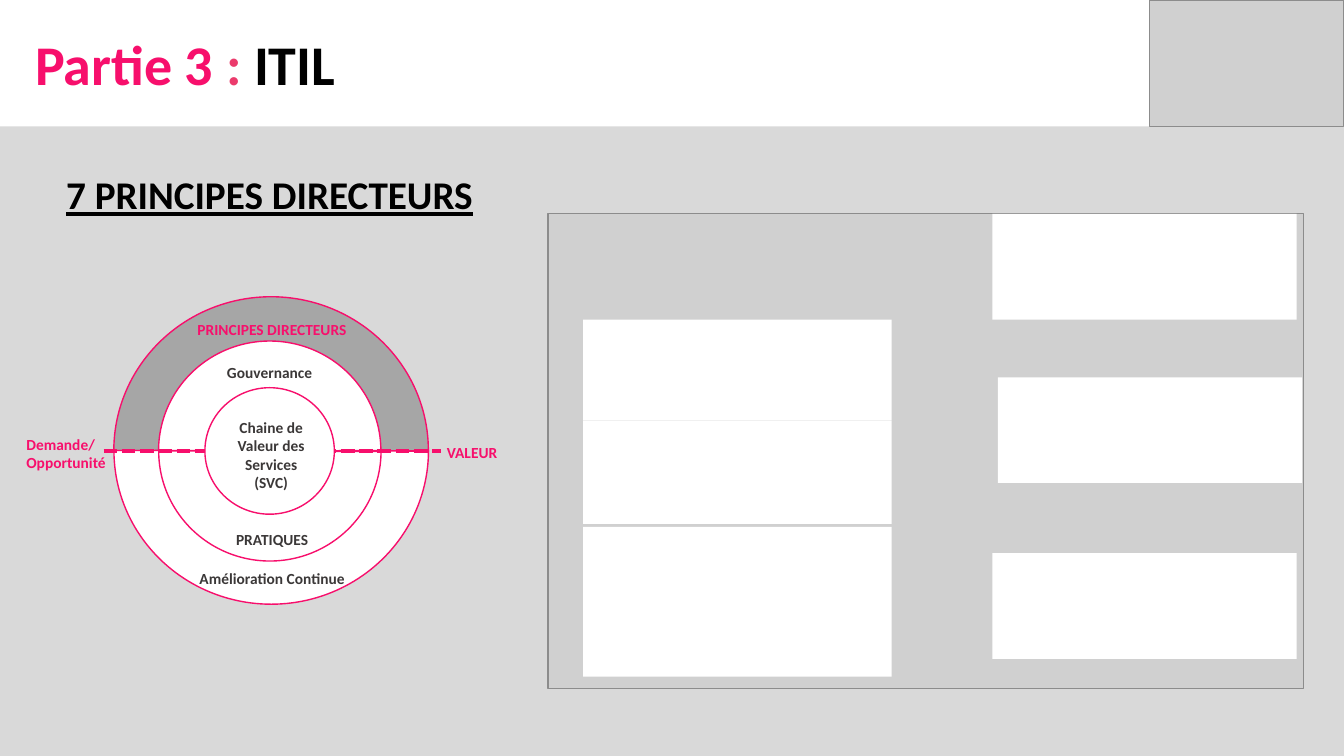
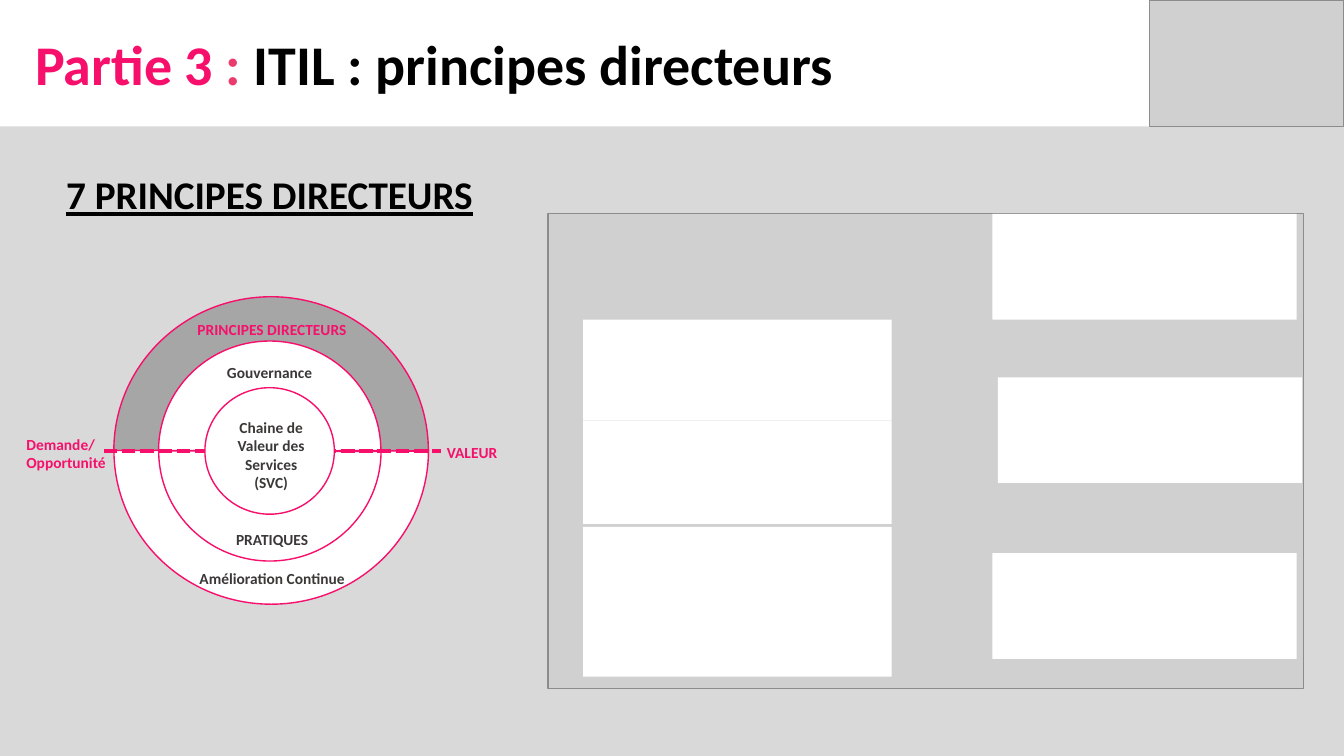
Before and after one commit to AITcorporation/Presentation-DevOps, a slide deck: slide 14 of Presentation.pptx. Drawn at 1344x756 pixels with LibreOffice and Linux fonts; fonts in the diff are those of the drawing; grey boxes stand for pictures. Boxes give left, top, right and bottom in pixels: in the first picture for what was removed or moved away, otherwise in the second. Text is boxed around its words. In the diff, an @@ line names an element or a change of style, - is before the commit and + after.

```diff
--- a/Presentation.pptx
+++ b/Presentation.pptx
@@ text at <box>35,45,833,94</box>: text changed; text colour #F70F6C to #000000 @@
-Partie 3 : ITIL
+Partie 3 : ITIL : principes directeurs
```
Also in this commit, not shown: 11 other slides changed.
